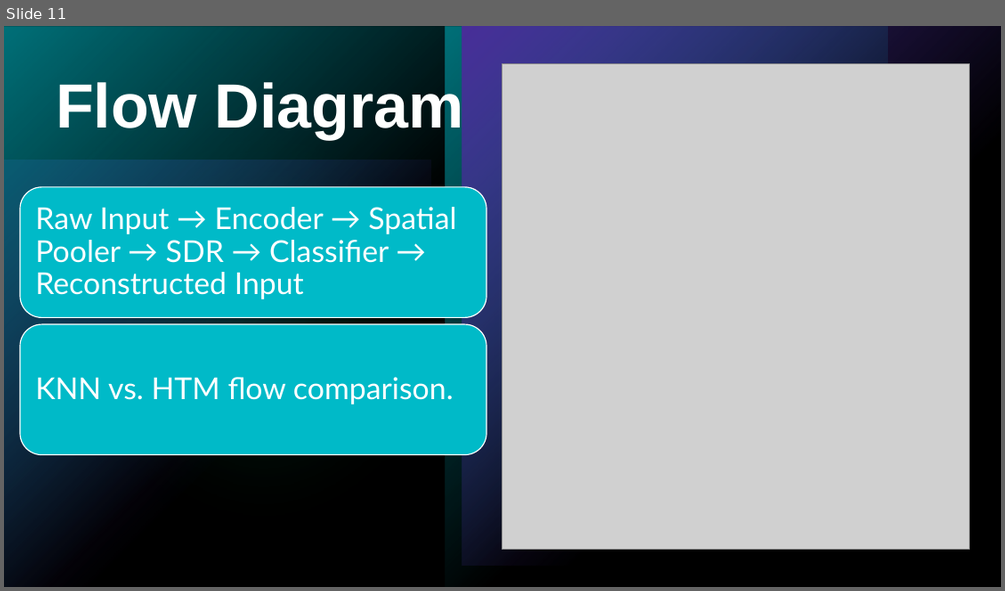
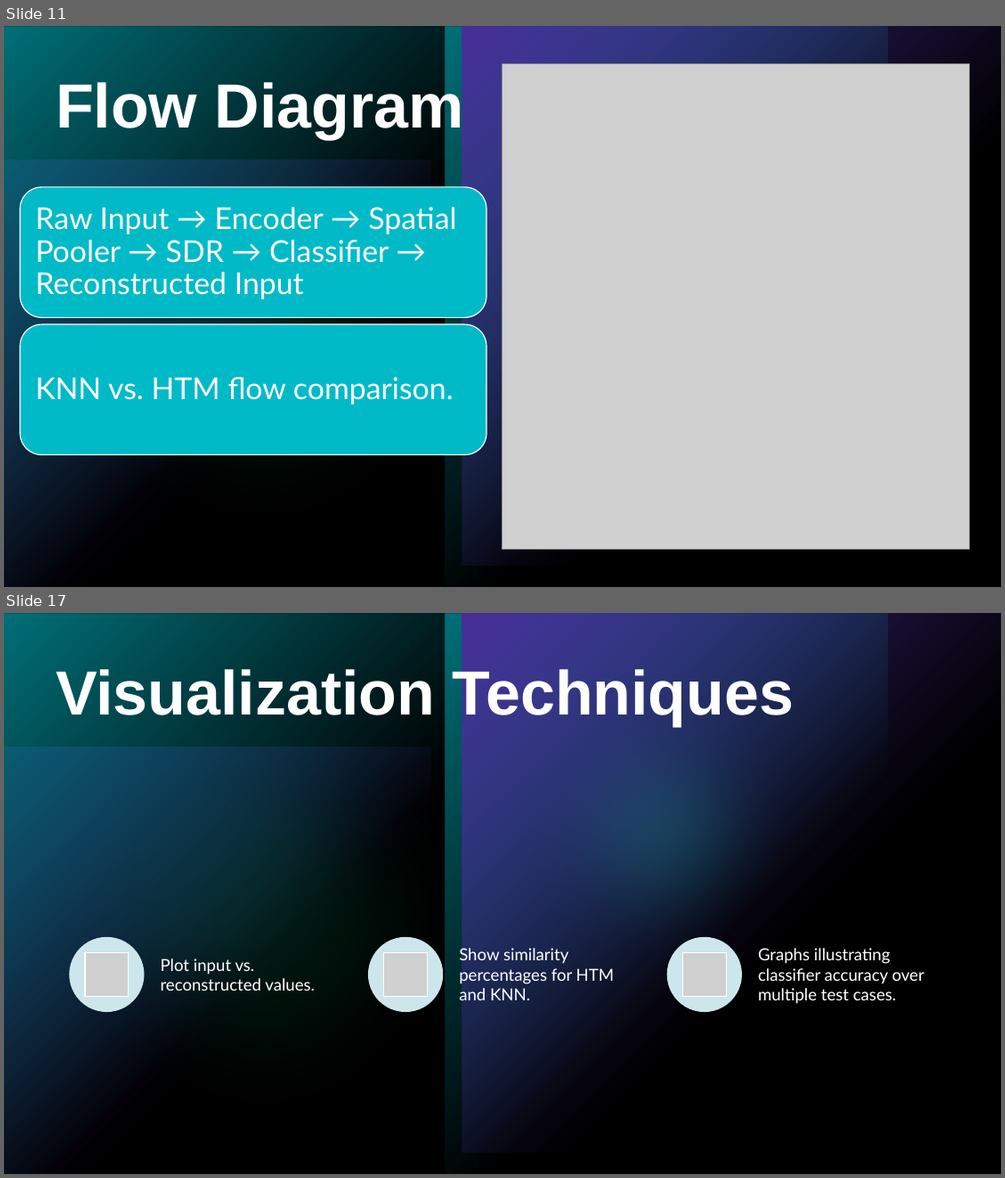
Before and after one commit to prnshubn/neocortexapi-team-untitled, a slide deck: source/Documentation_Team_Untitled/Team_Untitled_Presentation.pptx. Shown one above the other, each under a label of ours: slide 11 before the commit, slides 11 and 17 after it; the slides between them are not shown. The pictures are 1005x591 and 1005x1178 pixels, drawn with LibreOffice and Linux fonts; fonts in the diff are those of the drawing; grey boxes stand for pictures. Boxes give left, top, right and bottom in pixels: in the first picture for what was removed or moved away, otherwise in the second. Text is boxed around its words. In the diff, an @@ line names an element or a change of style, - is before the commit and + after.

Commit message:
Added Visualization Techniques, Permanence values, similarity check,Classifier performance, Challenges in PPT

```diff
--- a/source/Documentation_Team_Untitled/Team_Untitled_Presentation.pptx
+++ b/source/Documentation_Team_Untitled/Team_Untitled_Presentation.pptx
@@ slide 17 added at box(4, 613, 1001, 1174), background #000000; not listed: 7 template elements that a slide beside it also shows @@
@@ title added at box(56, 665, 794, 726), 60 pt, text #FFFFFF, bold @@
+Visualization Techniques
@@ group added at box(69, 937, 924, 1012): 3 ellipses, 3 pictures, 3 texts @@
+Plot input vs. reconstructed values.
+Show similarity percentages for HTM and KNN.
+Graphs illustrating classifier accuracy over multiple test cases.
```
Also in this commit, not shown: 9 slides changed, 12 other slides added.
